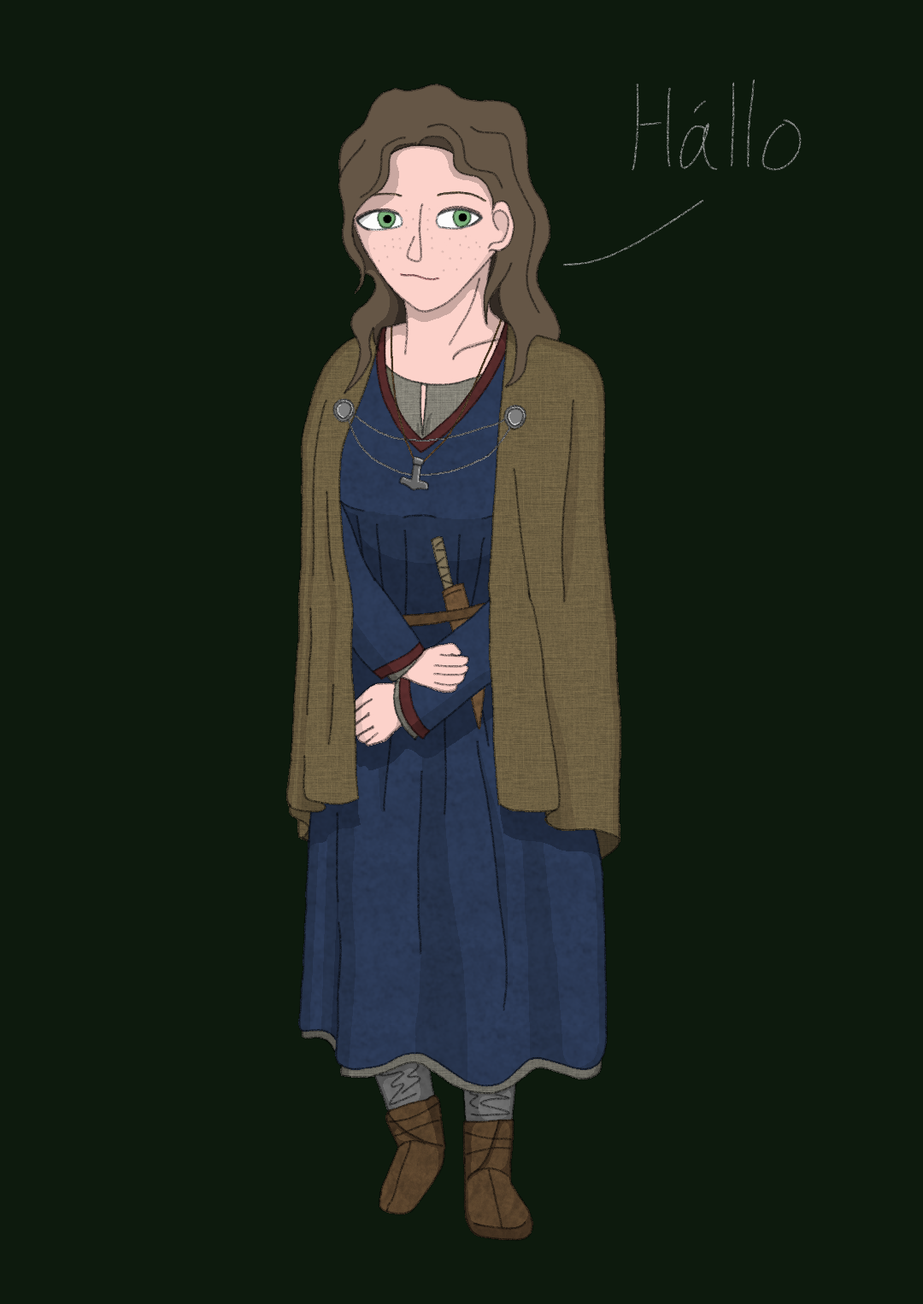
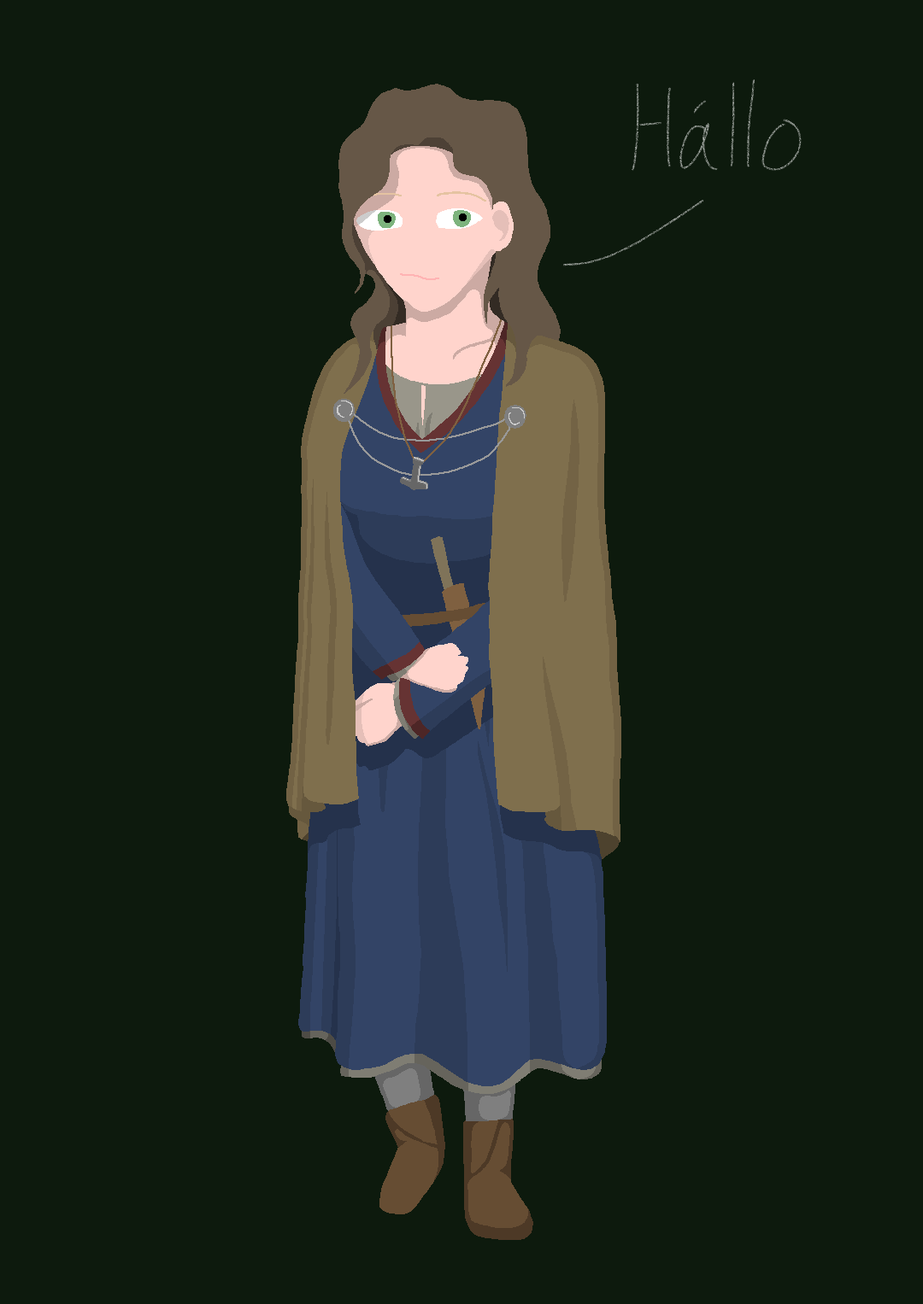
The second w=923, h=1304 image is a revision of the first. Changes to its layers:
hid "texture" over [286, 322, 622, 1241]
painted on "color" over [301, 1031, 573, 1091]
hid "background" over [285, 79, 802, 1243]
